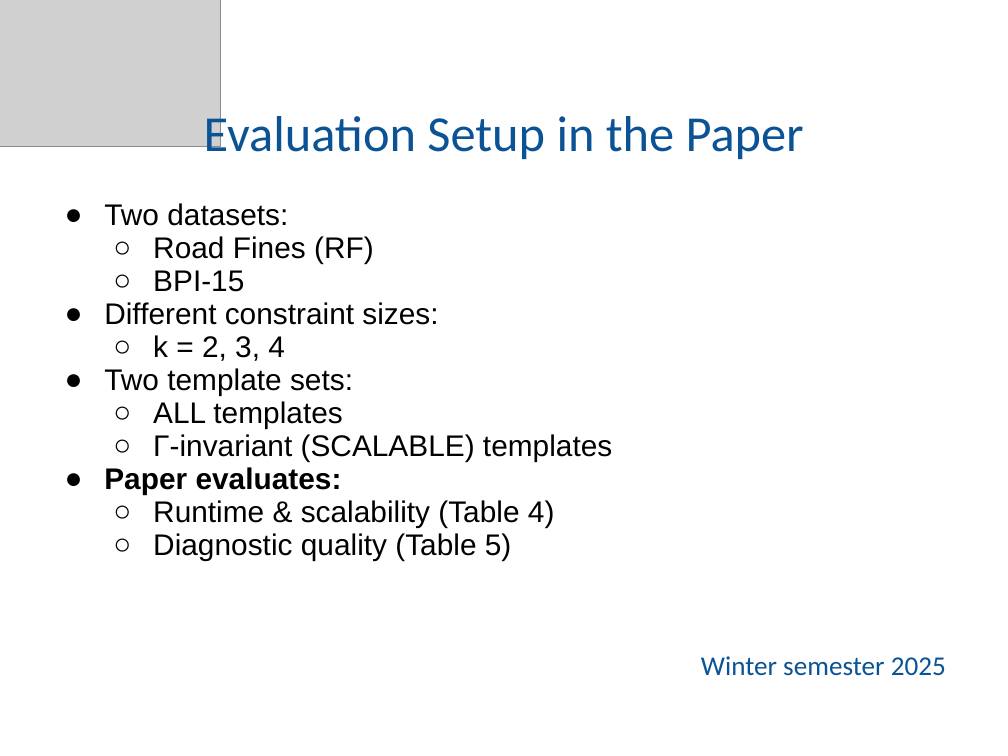
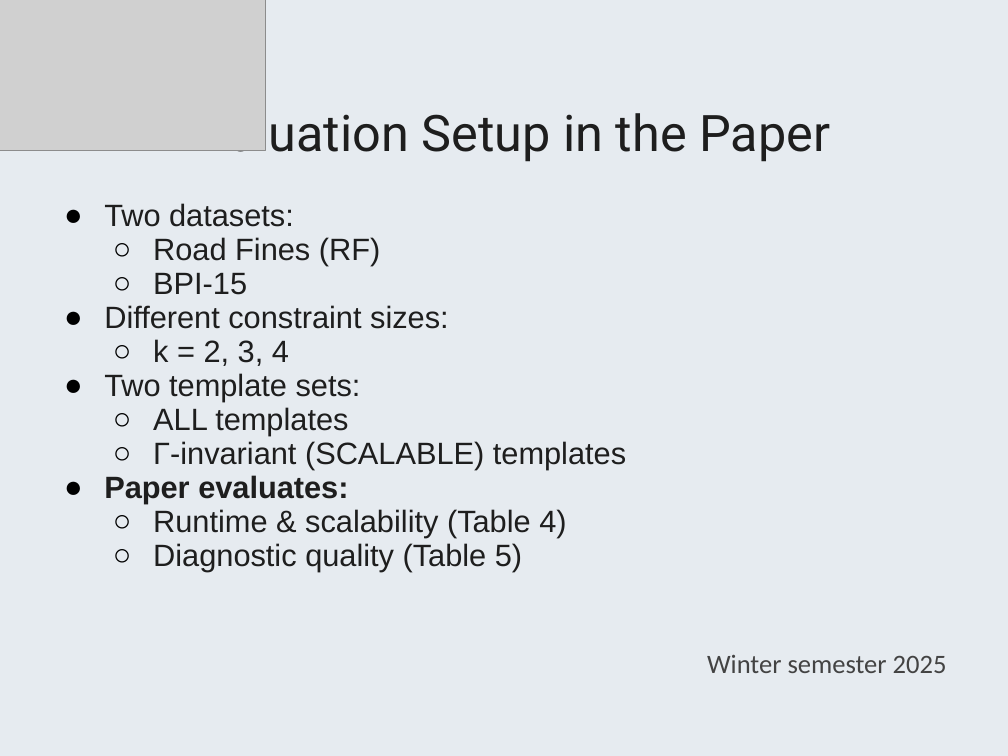
Before and after one commit to knikzad/process-mining-conformance-diagnostics-replication, a slide deck: slide 8 of presentation/Replication_Presentation.pptx. Drawn at 1008x756 pixels with LibreOffice and Linux fonts; fonts in the diff are those of the drawing; grey boxes stand for pictures. Boxes give left, top, right and bottom in pixels: in the first picture for what was removed or moved away, otherwise in the second. Text is boxed around its words. In the diff, an @@ line names an element or a change of style, - is before the commit and + after.

Commit message:
update presentation with redesigned theme

```diff
--- a/presentation/Replication_Presentation.pptx
+++ b/presentation/Replication_Presentation.pptx
@@ background #FFFFFF to #E6EBF0 @@
@@ picture: place and size @@
-picture at [0,0,221,146]
+picture at [0,0,265,150]
@@ title "Evaluation Setup in the Paper" at [177,105,830,162]: font Calibri to Roboto, text colour #0B5394 to #1E1E1E @@
@@ text "Two datasets:" at [104,203,947,673]: size 21.3 to 22 pt, text colour #000000 to #1E1E1E; size 19.4 to 19 pt, text colour #0B5394 to #434343 in "Winter semester 2025"; indent changed; less space between paragraphs @@
```
Also in this commit, not shown: 13 other slides changed, 1 slide added, 1 other file.
